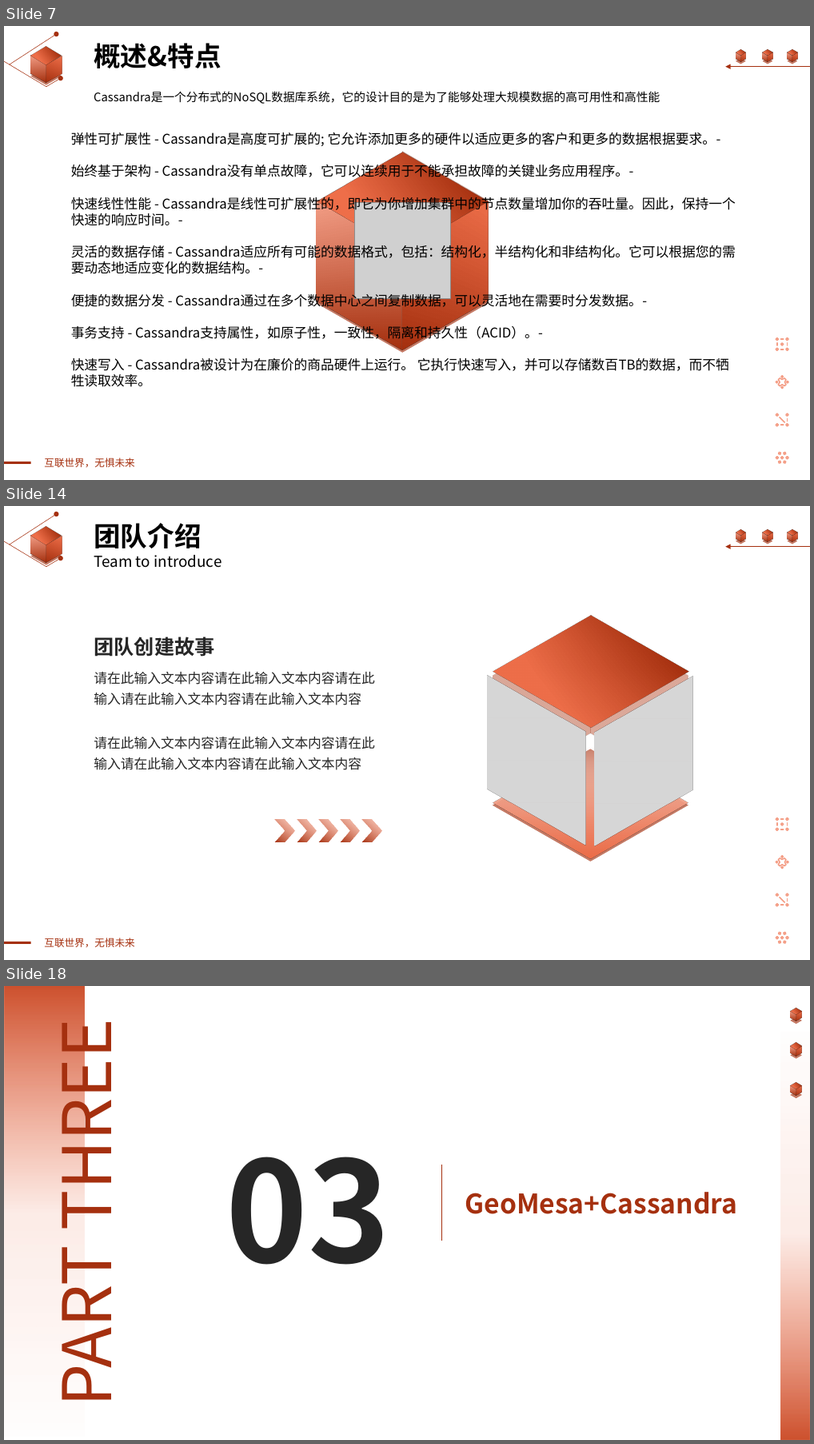
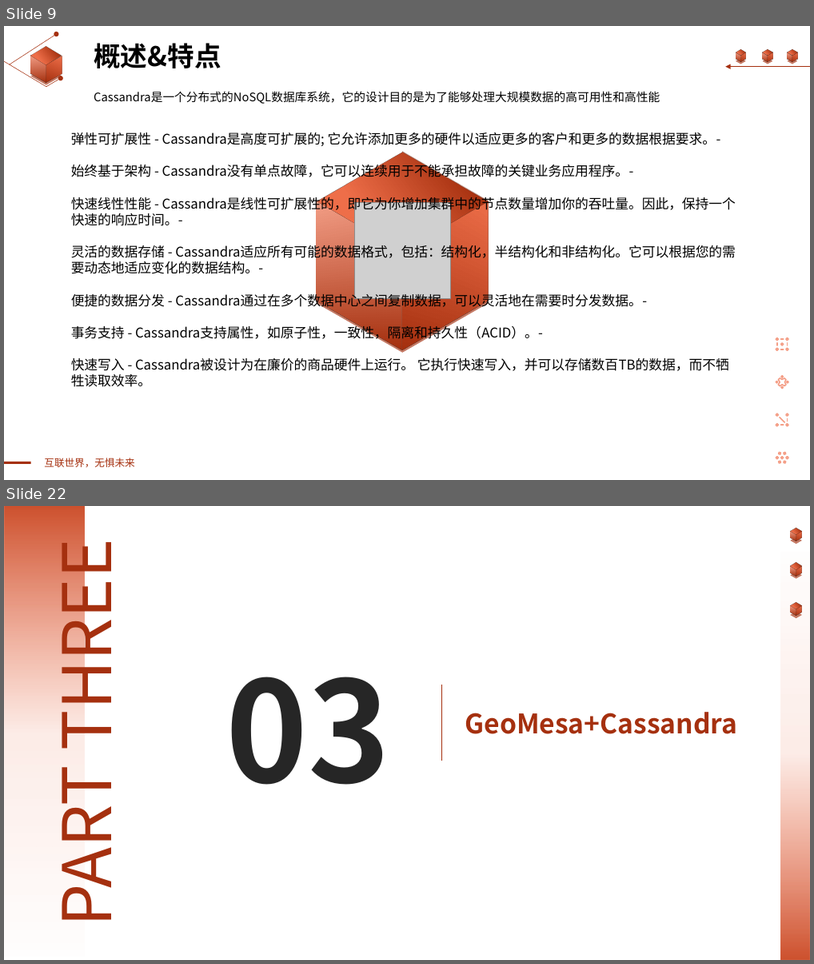
Before and after one commit to linkongluyin/linkongluyin, a slide deck: LearningPPT/1-2302250ZU6.pptx. Shown one above the other, each under a label of ours: slides 7, 14 and 18 before the commit, slides 9 and 22 after it; the slides between them are not shown. The pictures are 814x1444 and 814x964 pixels, drawn with LibreOffice and Linux fonts; fonts in the diff are those of the drawing; grey boxes stand for pictures. Boxes give left, top, right and bottom in pixels: in the first picture for what was removed or moved away, otherwise in the second. Text is boxed around its words. In the diff, an @@ line names an element or a change of style, - is before the commit and + after.

```diff
--- a/LearningPPT/1-2302250ZU6.pptx
+++ b/LearningPPT/1-2302250ZU6.pptx
@@ slide 14 removed at [4, 506, 810, 960], background #FFFFFF; not listed: 73 template elements that a slide beside it also shows @@
@@ text removed at [94, 523, 201, 548] @@
-团队介绍
@@ text removed at [94, 555, 222, 568] @@
-Team to introduce
@@ group removed at [468, 602, 714, 872]: 4 rectangles, 2 pictures, 1 line @@
@@ text removed at [94, 636, 214, 656] @@
-团队创建故事
@@ text removed at [94, 672, 375, 705] @@
-请在此输入文本内容请在此输入文本内容请在此输入请在此输入文本内容请在此输入文本内容
@@ text removed at [94, 736, 375, 770] @@
-请在此输入文本内容请在此输入文本内容请在此输入请在此输入文本内容请在此输入文本内容
@@ group removed at [275, 820, 382, 842]: 5 chevrons @@
@@ what was slide 7 is now slide 9 @@
@@ what was slide 18 is now slide 22 @@
```
Also in this commit, not shown: 2 slides changed, 14 slides added, 15 other slides removed, 23 other files.
